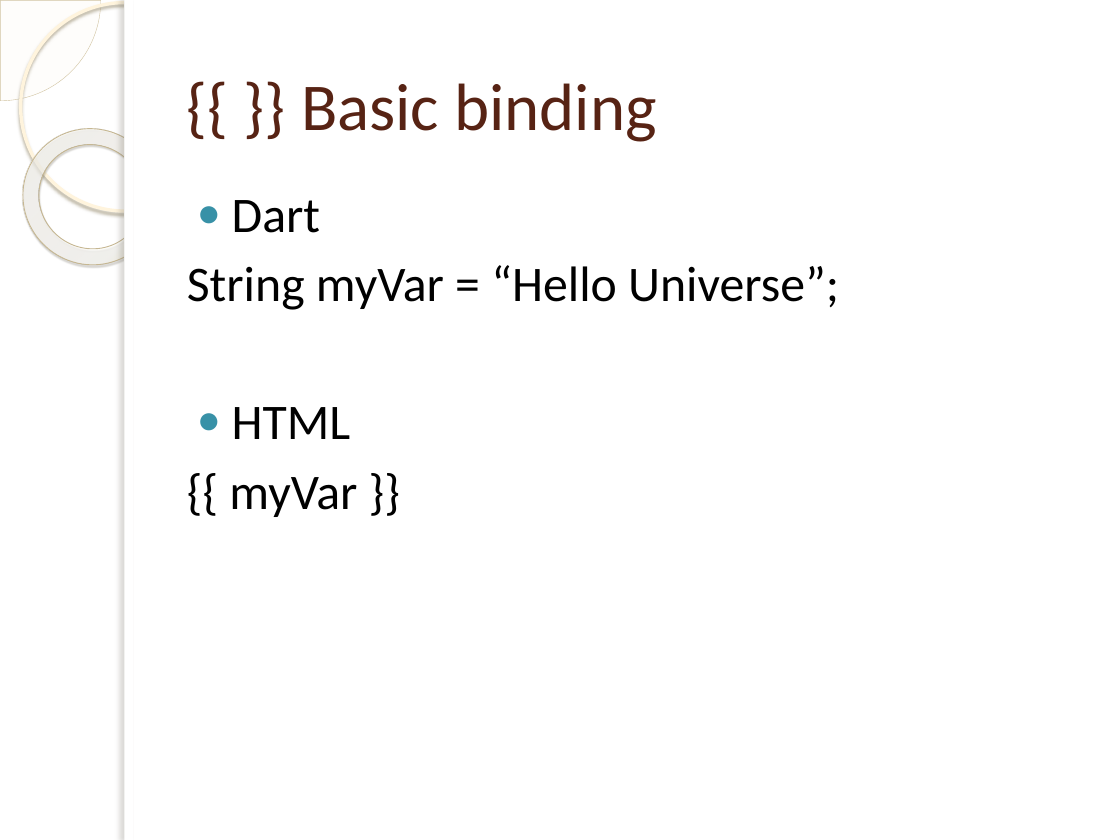
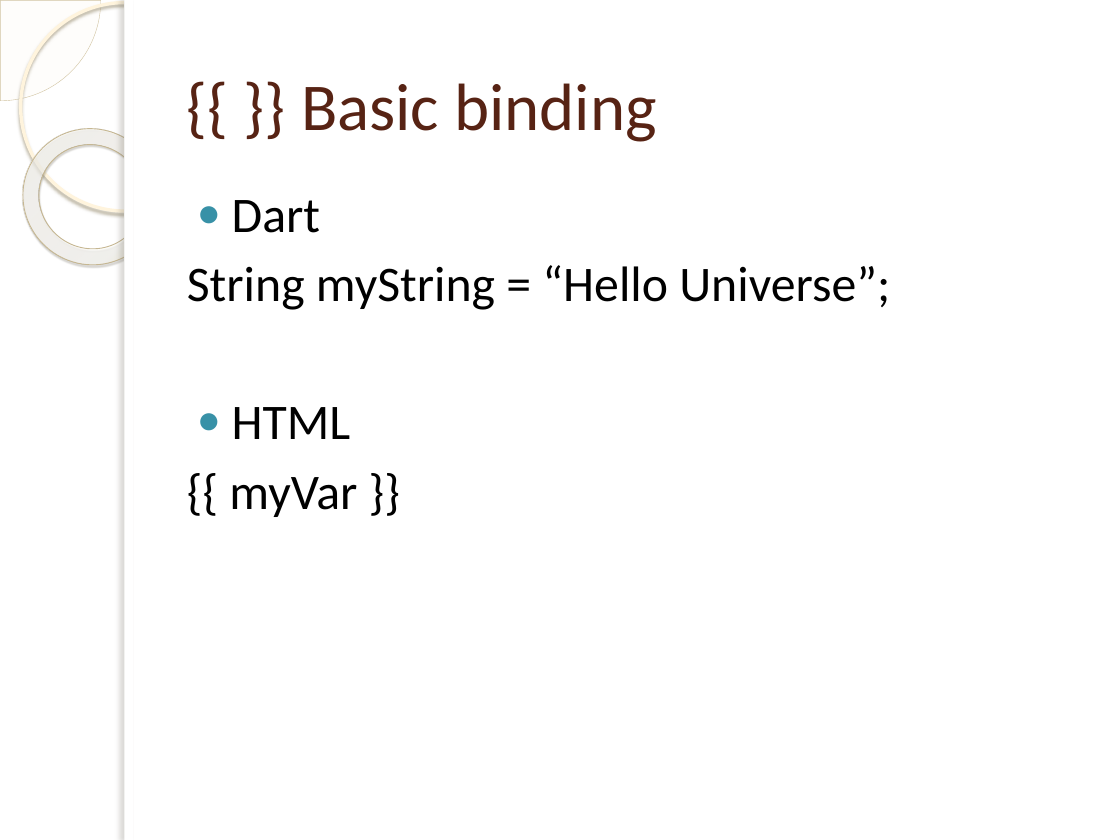
Before and after one commit to cdnielson/angular2presentation, a slide deck: slide 13 of Angular 2.pptx. Drawn at 1120x840 pixels with LibreOffice and Linux fonts; fonts in the diff are those of the drawing; background and template pictures are left out. Boxes give left, top, right and bottom in pixels: in the first picture for what was removed or moved away, otherwise in the second. Text is boxed around its words. In the diff, an @@ line names an element or a change of style, - is before the commit and + after.

```diff
--- a/Angular 2.pptx
+++ b/Angular 2.pptx
@@ text at [187,265,890,310]: text changed @@
-String myVar = “Hello Universe”;
+String myString = “Hello Universe”;
```
Also in this commit, not shown: 7 other slides changed, 3 other files.
